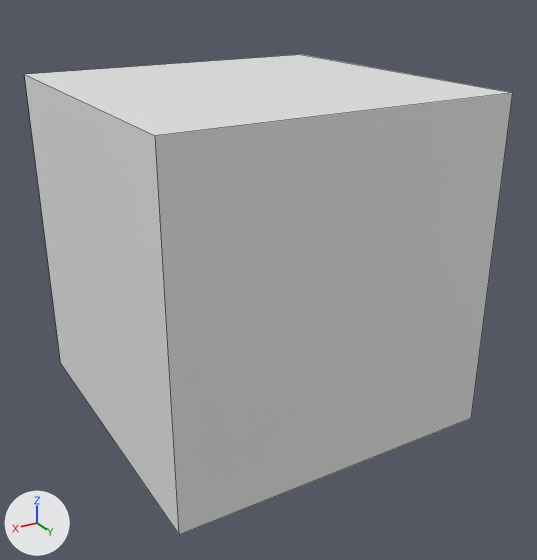
Before and after pictures for a commit that changed the Blender file Assets/bunny.blend.
Rendered twice from a 50 mm lens placed at (318.0, 560.0, 245.0), pointed at (3.0, 35.0, -17.0). Lighting does not change. The marker at lower left points along +X, +Y and +Z. Mesh edges are drawn as thin lines. The same objects are shown in both versions, whatever each file hides.
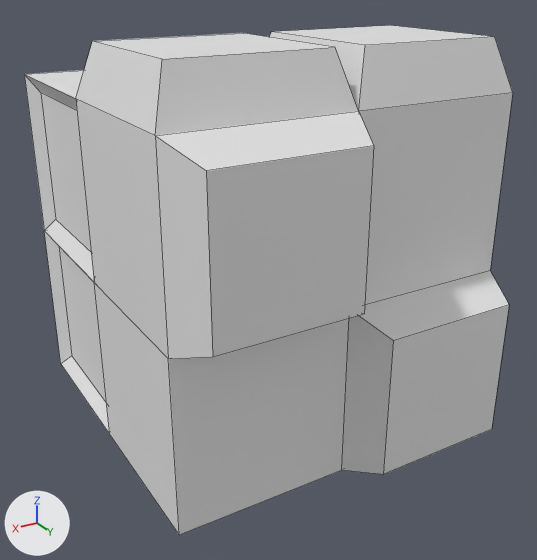
Changed parts and their boxes [x1, y1, x2, y2] in the pictures (537 x 560 px):
'Cube', reshaped, rescaled (6% taller)
    before: [24, 55, 513, 535]
    after: [24, 25, 513, 535]

The change in detail:
me_cube is used by ob_cube; location (0.0, 0.0, 0.0); scale (150.0, 150.0, 150.0).
me_cube had 8 vertices, 6 faces and spanned x -1.0..1.0, y -1.0..1.0, z -1.0..1.0.
me_cube now has 50 vertices, 48 faces and spans x -150.0..150.0, y -150.0..186.57, z -150.0..191.55.
me_cube part 1: the whole mesh is rebuilt.
Object 'Cube' (ob_cube) is rescaled from (150.0, 150.0, 150.0) to (1.0, 1.0, 1.0).
